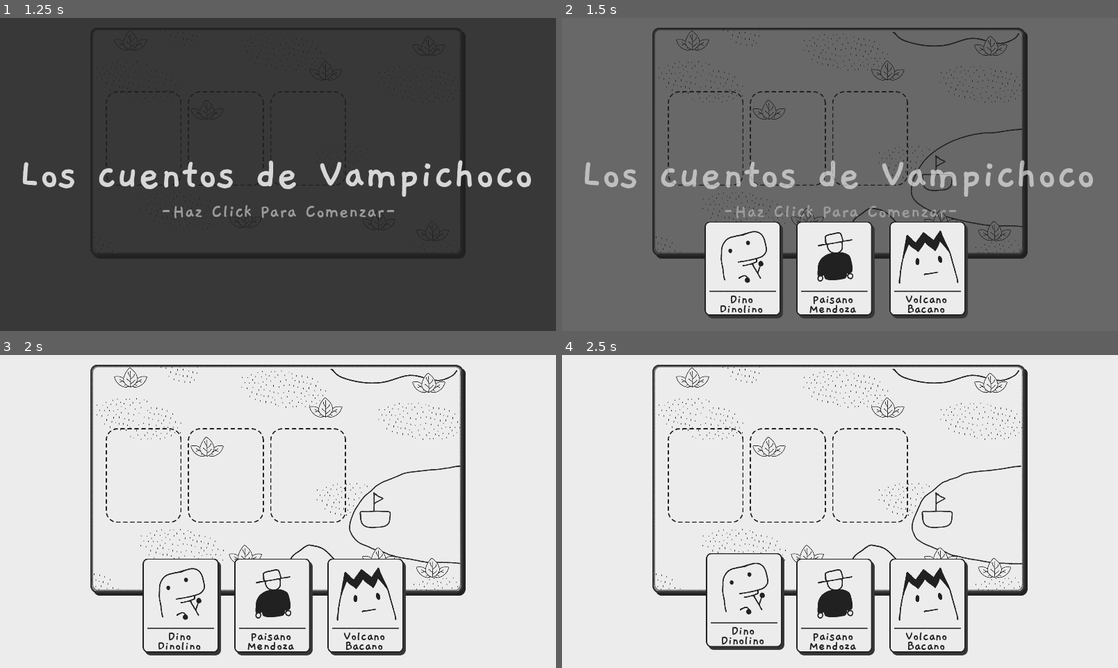
Above: before the commit, frames 1-4 (two rows, left to right).
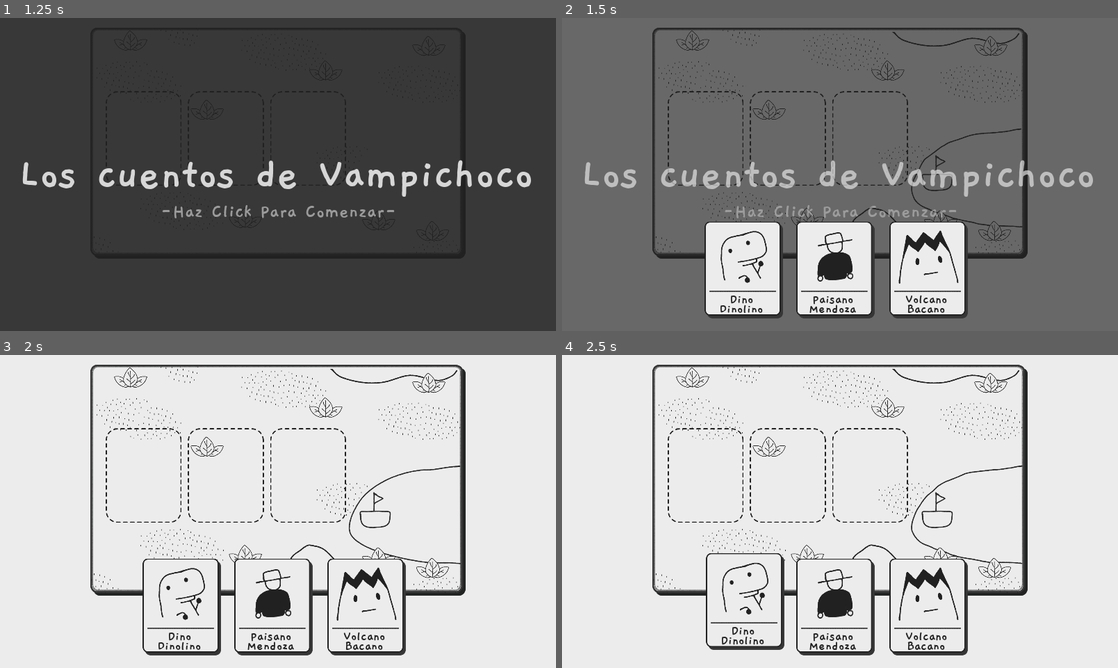
Above: after the commit, the same moments.

Repository: Perro-Viejo/los-cuentos-de-vampichoco
Game: Godot game, scene res://src/Levels/Level1.tscn
The game is run twice, just before and just after one commit, with the same random seed, the same clock (stepped at 60 frames per second) and the same inputs.
Inputs (mouse positions are in pixels of both pictures, inside the frame that each line leads up to):
- Up to frame 1 (1.25 s): tap Enter at 0.5 s; move the mouse to (400, 158) at 0.52 s; click (400, 158) at 0.67 s
- Up to frame 2 (1.5 s): tap Space at 1.25 s; drag from (728, 190) to (789, 136) at 1.27 s
- Up to frame 3 (2 s): no input
- Up to frame 4 (2.5 s): move the mouse to (745, 605) at 2.02 s; click (745, 605) at 2.17 s

Frame 1 is identical in both runs. In frame 2, 0.1% of the frame differs, in the area x 62-83%, y 35-67%; in frame 3, 0.2%; in frame 4, 0.2%.

Commit message:
added sound for UI and intro elements, added sound for paisano dance, added sound for paisano and dino pain but not implemented yet

Diff:
--- a/src/Character/Character.gd
+++ b/src/Character/Character.gd
@@ -44,6 +44,8 @@
 	if current_character == "Paisano":
 		$Paisano.hide()
 		$Paisano.stop()
+		if paisano.animation == 'Dance' or paisano.animation == 'DanceAlone':
+			EventsManager.emit_signal('stop_requested', 'Paisano', 'Dance')
 	if current_character == "Volcano":
 		$Volcano.hide()
 		$Volcano.stop()
@@ -94,8 +96,10 @@
 			node = $Paisano
 
 			match id:
-				'Walk', 'Dance', 'DanceAlone':
+				'Walk':
 					EventsManager.emit_signal('play_requested', 'Paisano', 'Walk')
+				'Dance', 'DanceAlone':
+					EventsManager.emit_signal('play_requested', 'Paisano', 'Dance')
 				'Climb':
 					EventsManager.emit_signal('play_requested', 'Paisano', 'Climb')
 				'Burn':
@@ -127,6 +131,9 @@
 				EventsManager.emit_signal('stop_requested', 'Dino', 'Dance')
 		"Paisano":
 			node = $Paisano
+
+			if paisano.animation == 'Dance' or paisano.animation == 'DanceAlone':
+				EventsManager.emit_signal('stop_requested', 'Paisano', 'Dance')
 		"Volcano":
 			node = $Volcano
 
--- a/src/GUI/Card.gd
+++ b/src/GUI/Card.gd
@@ -29,6 +29,8 @@
 
 	if shake:
 		timer += 1
+		if timer <= 1:
+			EventsManager.emit_signal('play_requested', 'UI', 'Shake_Volcano')
 		set_position(
 			pos_initial + Vector2(rand_range(-1.0, 1.0) * shake_amount, rand_range(-1.0, 1.0) * shake_amount)
 		)
--- a/src/GUI/GUI.tscn
+++ b/src/GUI/GUI.tscn
@@ -119,6 +119,20 @@
 "update": 0,
 "values": [ Vector2( 624, 1318.34 ), Vector2( 624, 855 ), Vector2( 624, 885 ) ]
 }
+tracks/1/type = "method"
+tracks/1/path = NodePath(".")
+tracks/1/interp = 1
+tracks/1/loop_wrap = true
+tracks/1/imported = false
+tracks/1/enabled = true
+tracks/1/keys = {
+"times": PoolRealArray( 0.2 ),
+"transitions": PoolRealArray( 1 ),
+"values": [ {
+"args": [ "Show_Dino" ],
+"method": "_play_request"
+} ]
+}
 
 [sub_resource type="Animation" id=7]
 step = 0.05
@@ -134,6 +148,20 @@
 "update": 0,
 "values": [ Vector2( 940, 1318.34 ), Vector2( 940, 845 ), Vector2( 940, 895 ), Vector2( 940, 885 ) ]
 }
+tracks/1/type = "method"
+tracks/1/path = NodePath(".")
+tracks/1/interp = 1
+tracks/1/loop_wrap = true
+tracks/1/imported = false
+tracks/1/enabled = true
+tracks/1/keys = {
+"times": PoolRealArray( 0.25 ),
+"transitions": PoolRealArray( 1 ),
+"values": [ {
+"args": [ "Show_Paisano" ],
+"method": "_play_request"
+} ]
+}
 
 [sub_resource type="Animation" id=8]
 step = 0.05
@@ -149,6 +177,17 @@
 "update": 0,
 "values": [ Vector2( 1262, 1318.34 ), Vector2( 1262, 845 ), Vector2( 1262, 885 ) ]
 }
+tracks/1/type = "method"
+tracks/1/path = NodePath(".")
+tracks/1/interp = 1
+tracks/1/loop_wrap = true
+tracks/1/imported = false
+tracks/1/enabled = true
+tracks/1/keys = {
+"times": PoolRealArray(  ),
+"transitions": PoolRealArray(  ),
+"values": [  ]
+}
 
 [sub_resource type="Animation" id=9]
 length = 28.0
--- a/src/GUI/Menu.gd
+++ b/src/GUI/Menu.gd
@@ -22,9 +22,13 @@
 
 	show()
 
+func _play_request(sound):
+	EventsManager.emit_signal('play_requested', 'UI', sound)
+
 func _on_button_down():
 	if not _level_started:
 		start_level()
+		EventsManager.emit_signal('play_requested', 'UI', 'Click_St')
 	elif _level_started and _can_skip and not level_finished:
 		# Cambiar mensaje para que al siguiente clic se salte la animación
 		if not $Skip.visible:
@@ -35,6 +39,7 @@
 	elif level_finished:
 		$Button.hide()
 		$End/Label3.hide()
+		EventsManager.emit_signal('play_requested', 'UI', 'Click_End')
 		$AnimationPlayer.play('End', -1, -3.0, true)
 		yield($AnimationPlayer, 'animation_finished')
 		get_parent().get_parent().restart()
@@ -56,7 +61,9 @@
 	_next_step()
 	yield(get_tree().create_timer(1.5), "timeout")
 	_next_step()
-	yield(get_tree().create_timer(2.5), "timeout")
+	yield(get_tree().create_timer(2.2), "timeout")
+	EventsManager.emit_signal('play_requested', 'UI', 'Show_Volcano')
+	yield(get_tree().create_timer(0.3), "timeout")
 	_next_step()
 	yield(get_tree().create_timer(3.7), "timeout")
 	_next_step()
--- a/src/Levels/Level1.gd
+++ b/src/Levels/Level1.gd
@@ -4,6 +4,7 @@
 var slot_order = ['Empty','Empty','Empty',]
 # privates
 var _story: String = ''
+var _story_title: String = ''
 # on ready
 onready var _dflt_pos: Dictionary = {
 	a = $GUI/Control/SlotA.position,
@@ -70,23 +71,29 @@
 	match slot_order:
 		['Volcano','Dino','Paisano']:
 			final_num = 1
+			_story_title = '"En el mar, la vida es mas sabrosa"'
 		['Volcano','Paisano','Dino']:
 			final_num = 2
+			_story_title = '"Camaron que se duerme, se lo lleva la corriente"'
 		['Dino','Volcano','Paisano']:
 			final_num = 3
+			_story_title = '"Estadisticas muestran una alza en dinosaurios muertos por rocas ardientes"'
 		['Paisano','Volcano','Dino']:
 			final_num = 4
+			_story_title = '"Los tiempos de dios son perfectos"'
 		['Dino','Paisano','Volcano']:
 			final_num = 5
+			_story_title = '"No vives de ensalada"'
 		['Paisano','Dino','Volcano']:
 			final_num = 6
+			_story_title = '"El que no baila, no come"'
 
 	_story = 'Final_0%d' % final_num
 
 	$EndingAnimations.play(_story)
 	yield($EndingAnimations, 'animation_finished')
 
-	_final.set_text(final_text % final_num)
+	_final.set_text(_story_title)
 	_final.show()
 
 	if final_num != 6:
@@ -126,6 +133,7 @@
 	EventsManager.emit_signal('play_requested', 'VO', 'End')
 	EventsManager.emit_signal('stop_requested', 'Dino', 'Dance')
 	EventsManager.emit_signal('stop_requested', 'Volcano', 'Dance')
+	EventsManager.emit_signal('stop_requested', 'Paisano', 'Dance')
 	_final.hide()
 	$GUI/Menu.finish_level()
 
--- a/src/Levels/Level1.tscn
+++ b/src/Levels/Level1.tscn
@@ -22,7 +22,7 @@
 [sub_resource type="AtlasTexture" id=1]
 flags = 4
 atlas = ExtResource( 9 )
-region = Rect2( 130, 0, 130, 130 )
+region = Rect2( 0, 0, 130, 130 )
 
 [sub_resource type="AtlasTexture" id=2]
 flags = 4
@@ -32,34 +32,34 @@
 [sub_resource type="AtlasTexture" id=3]
 flags = 4
 atlas = ExtResource( 9 )
+region = Rect2( 130, 0, 130, 130 )
+
+[sub_resource type="AtlasTexture" id=4]
+flags = 4
+atlas = ExtResource( 9 )
 region = Rect2( 260, 0, 130, 130 )
 
-[sub_resource type="AtlasTexture" id=4]
+[sub_resource type="AtlasTexture" id=5]
 flags = 4
 atlas = ExtResource( 9 )
 region = Rect2( 390, 0, 130, 130 )
-
-[sub_resource type="AtlasTexture" id=5]
-flags = 4
-atlas = ExtResource( 9 )
-region = Rect2( 0, 0, 130, 130 )
 
 [sub_resource type="SpriteFrames" id=6]
 animations = [ {
 "frames": [ SubResource( 1 ) ],
 "loop": false,
+"name": "Stay",
+"speed": 1.0
+}, {
+"frames": [ SubResource( 2 ) ],
+"loop": false,
 "name": "Board",
 "speed": 1.0
 }, {
-"frames": [ SubResource( 2 ), SubResource( 3 ), SubResource( 2 ), SubResource( 4 ) ],
+"frames": [ SubResource( 3 ), SubResource( 4 ), SubResource( 3 ), SubResource( 5 ) ],
 "loop": true,
 "name": "Leave",
 "speed": 5.0
-}, {
-"frames": [ SubResource( 5 ) ],
-"loop": false,
-"name": "Stay",
-"speed": 1.0
 } ]
 
 [sub_resource type="AtlasTexture" id=7]
@@ -247,7 +247,7 @@
 } ]
 
 [sub_resource type="DynamicFont" id=27]
-size = 120
+size = 100
 extra_spacing_top = -20
 font_data = ExtResource( 7 )
 
@@ -1518,6 +1518,7 @@
 material = ExtResource( 12 )
 position = Vector2( 438, 120 )
 frames = SubResource( 19 )
+frame = 1
 playing = true
 
 [node name="AnimationPlayer" type="AnimationPlayer" parent="frame/Water"]
@@ -1528,7 +1529,7 @@
 visible = false
 position = Vector2( -468, -13 )
 frames = SubResource( 26 )
-frame = 1
+frame = 3
 playing = true
 
 [node name="CharacterA" parent="." instance=ExtResource( 1 )]
@@ -1537,7 +1538,6 @@
 
 [node name="CharacterB" parent="." instance=ExtResource( 1 )]
 position = Vector2( 776, 432 )
-z_index = 2
 
 [node name="CharacterC" parent="." instance=ExtResource( 1 )]
 position = Vector2( 1060, 432 )
@@ -1547,16 +1547,20 @@
 
 [node name="Final" type="Label" parent="WorldGUI"]
 anchor_left = 0.5
-anchor_top = 0.5
+anchor_top = 1.0
 anchor_right = 0.5
-anchor_bottom = 0.5
-margin_left = -77.082
-margin_top = -401.099
-margin_right = 345.918
-margin_bottom = -300.099
+anchor_bottom = 1.0
+margin_left = -927.018
+margin_top = -214.28
+margin_right = 927.018
+margin_bottom = -29.2803
+grow_horizontal = 2
+grow_vertical = 2
 custom_fonts/font = SubResource( 27 )
 custom_colors/font_color = Color( 0.129412, 0.129412, 0.129412, 1 )
 align = 1
+valign = 1
+autowrap = true
 __meta__ = {
 "_edit_use_anchors_": false,
 "_editor_description_": ""
--- a/src/Managers/AudioManager.tscn
+++ b/src/Managers/AudioManager.tscn
@@ -40,6 +40,13 @@
 [ext_resource path="res://assets/audio/SFX_Boat_Board.ogg" type="AudioStream" id=38]
 [ext_resource path="res://assets/audio/VO_Start.ogg" type="AudioStream" id=39]
 [ext_resource path="res://assets/audio/VO_End.ogg" type="AudioStream" id=40]
+[ext_resource path="res://assets/audio/UI_Shake_Volcano.ogg" type="AudioStream" id=41]
+[ext_resource path="res://assets/audio/UI_Show_Volcano.ogg" type="AudioStream" id=42]
+[ext_resource path="res://assets/audio/UI_Click_St.ogg" type="AudioStream" id=43]
+[ext_resource path="res://assets/audio/UI_Click_End.ogg" type="AudioStream" id=44]
+[ext_resource path="res://assets/audio/UI_Show_Dino.ogg" type="AudioStream" id=45]
+[ext_resource path="res://assets/audio/UI_Show_Paisano.ogg" type="AudioStream" id=46]
+[ext_resource path="res://assets/audio/SFX_Paisano_Dance.ogg" type="AudioStream" id=47]
 
 [node name="AudioManager" type="Node2D"]
 script = ExtResource( 1 )
@@ -127,6 +134,10 @@
 stream = ExtResource( 18 )
 volume_db = -4.0
 
+[node name="Dance" type="AudioStreamPlayer" parent="Paisano"]
+stream = ExtResource( 47 )
+volume_db = -4.0
+
 [node name="Volcano" type="Node2D" parent="."]
 
 [node name="Show" type="AudioStreamPlayer" parent="Volcano"]
@@ -185,6 +196,25 @@
 
 [node name="Button" type="AudioStreamPlayer" parent="UI"]
 stream = ExtResource( 5 )
+
+[node name="Click_End" type="AudioStreamPlayer" parent="UI"]
+stream = ExtResource( 44 )
+
+[node name="Click_St" type="AudioStreamPlayer" parent="UI"]
+stream = ExtResource( 43 )
+volume_db = -4.0
+
+[node name="Show_Dino" type="AudioStreamPlayer" parent="UI"]
+stream = ExtResource( 45 )
+
+[node name="Show_Paisano" type="AudioStreamPlayer" parent="UI"]
+stream = ExtResource( 46 )
+
+[node name="Show_Volcano" type="AudioStreamPlayer" parent="UI"]
+stream = ExtResource( 42 )
+
+[node name="Shake_Volcano" type="AudioStreamPlayer" parent="UI"]
+stream = ExtResource( 41 )
 
 [node name="Boat" type="Node2D" parent="."]
 
Not shown, added: assets/audio/SFX_Dino_Pain_01.ogg.import
Not shown, added: assets/audio/SFX_Dino_Pain_02.ogg.import
Not shown, added: assets/audio/SFX_Dino_Pain_03.ogg.import
Not shown, added: assets/audio/SFX_Dino_Rock.ogg.import
Not shown, added: assets/audio/SFX_Paisano_Dance.ogg.import
Not shown, added: assets/audio/SFX_Paisano_Pain_01.ogg.import
Not shown, added: assets/audio/SFX_Paisano_Pain_02.ogg.import
Not shown, added: assets/audio/SFX_Paisano_Pain_03.ogg.import
Not shown, added: assets/audio/SFX_Paisano_Rock.ogg.import
Not shown, added: assets/audio/UI_Click_End.ogg.import
Not shown, added: assets/audio/UI_Click_St.ogg.import
Not shown, added: assets/audio/UI_Shake_Volcano.ogg.import
(and 22 more such lines)
